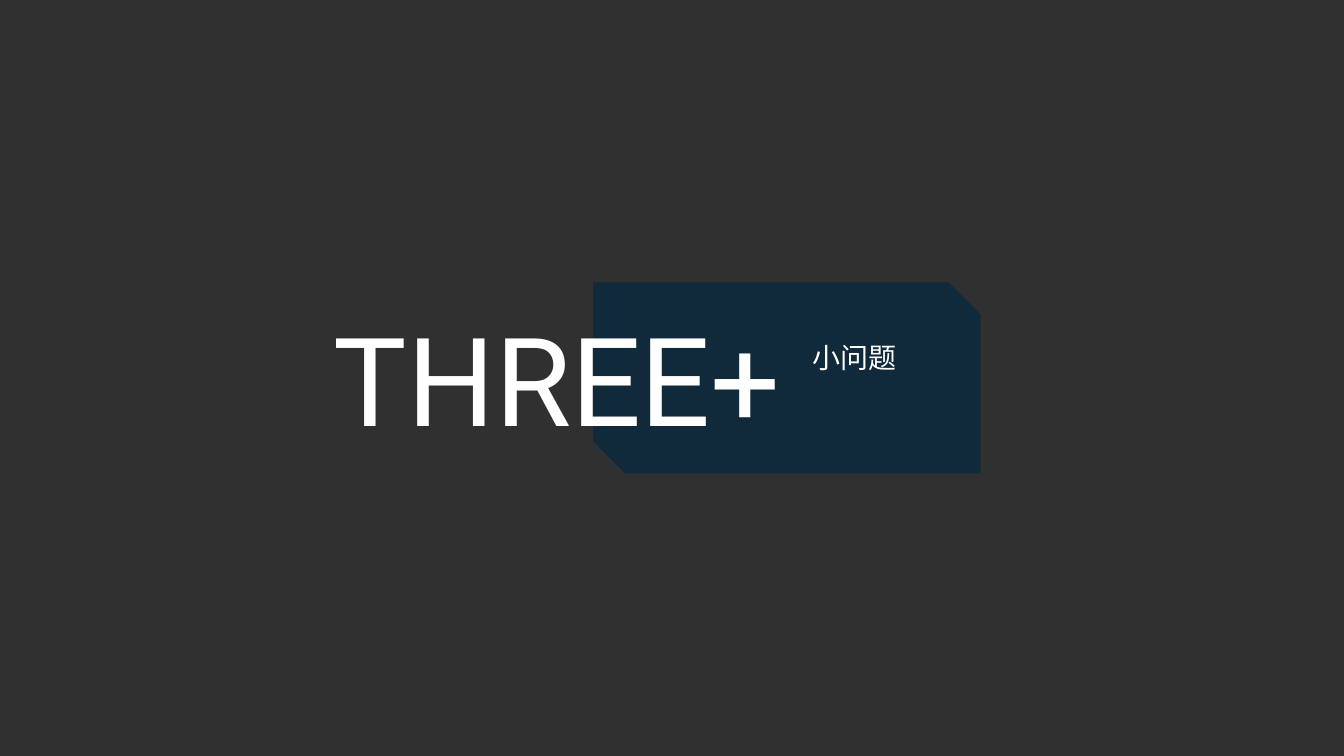
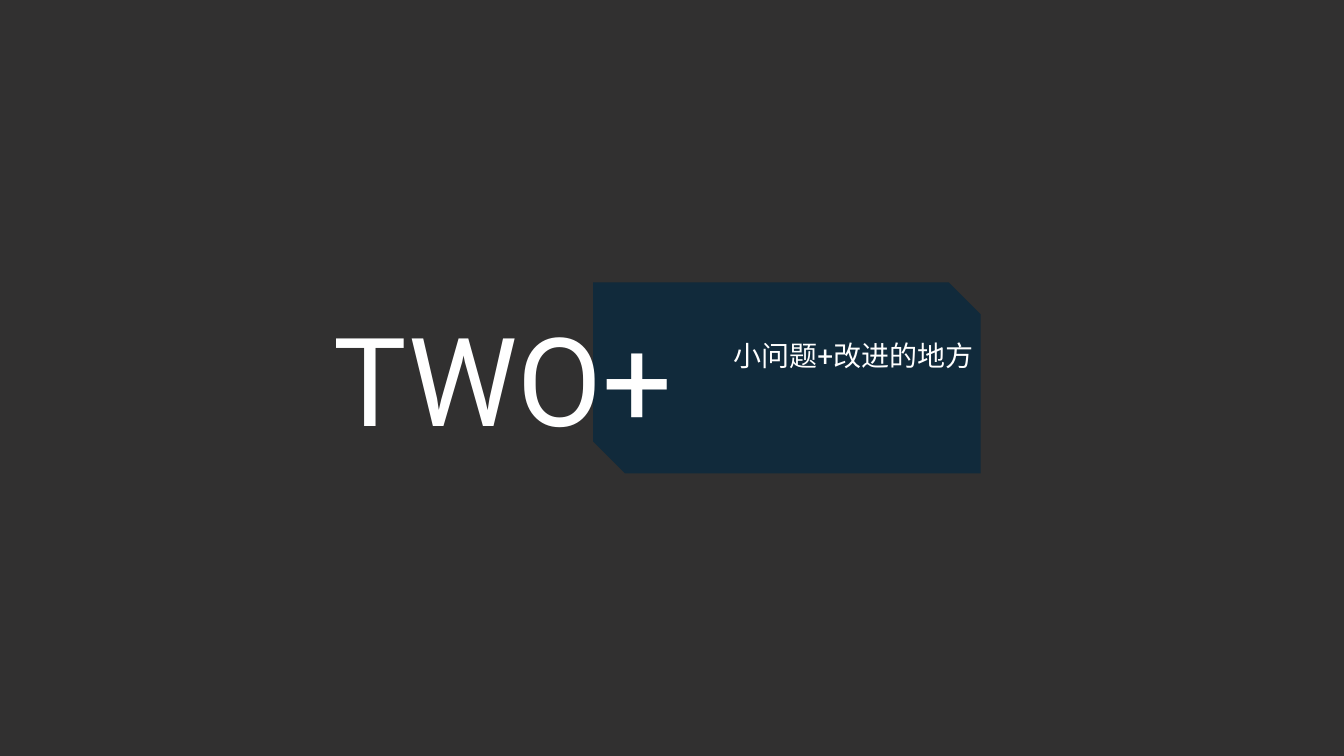
Before and after one commit to SarielX98/PRD2018G14, a slide deck: slide 6 of 受控文档/软件需求工程/3项目执行/PRD2018-G14-JAD会议.pptx (slide 8 before the commit). Drawn at 1344x756 pixels with LibreOffice and Linux fonts; fonts in the diff are those of the drawing; background and template pictures are left out; a plain dark background stands for a picture behind light text. Boxes give left, top, right and bottom in pixels: in the first picture for what was removed or moved away, otherwise in the second. Text is boxed around its words. In the diff, an @@ line names an element or a change of style, - is before the commit and + after.

```diff
--- a/受控文档/软件需求工程/3项目执行/PRD2018-G14-JAD会议.pptx
+++ b/受控文档/软件需求工程/3项目执行/PRD2018-G14-JAD会议.pptx
@@ text at <box>334,337,672,427</box>: text changed @@
-THREE+
+TWO+
@@ text at <box>733,342,973,369</box>: text changed @@
-小问题
+小问题+改进的地方
```
Also in this commit, not shown: 3 other slides changed, 2 slides added, 2 slides removed.
